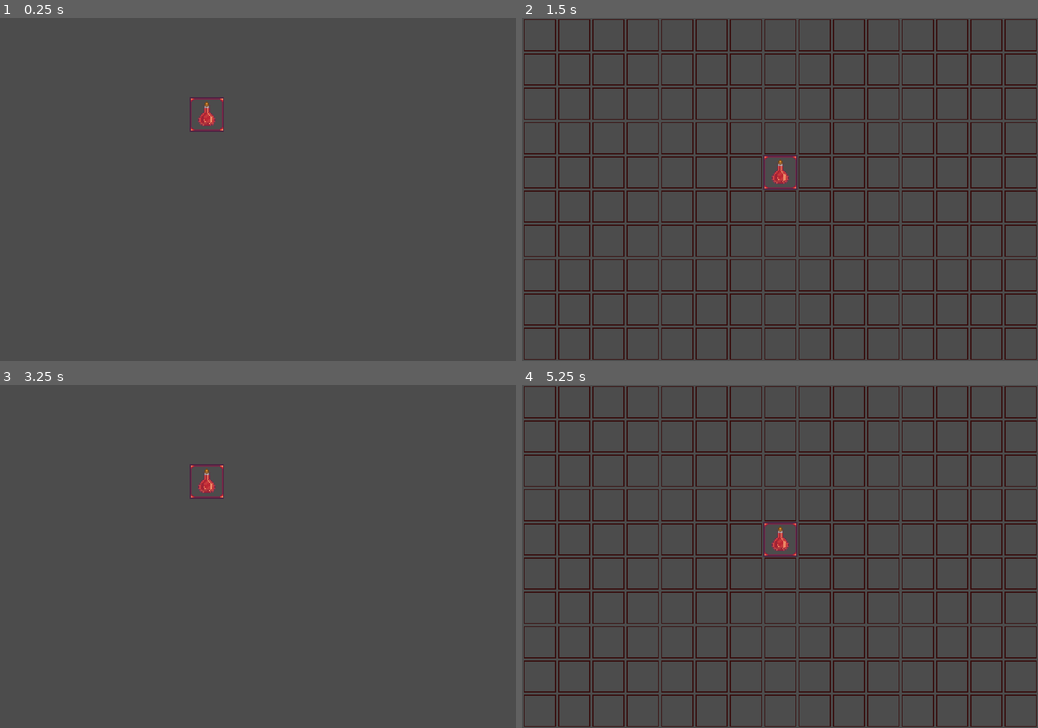
Above: before the commit, frames 1-4 (two rows, left to right).
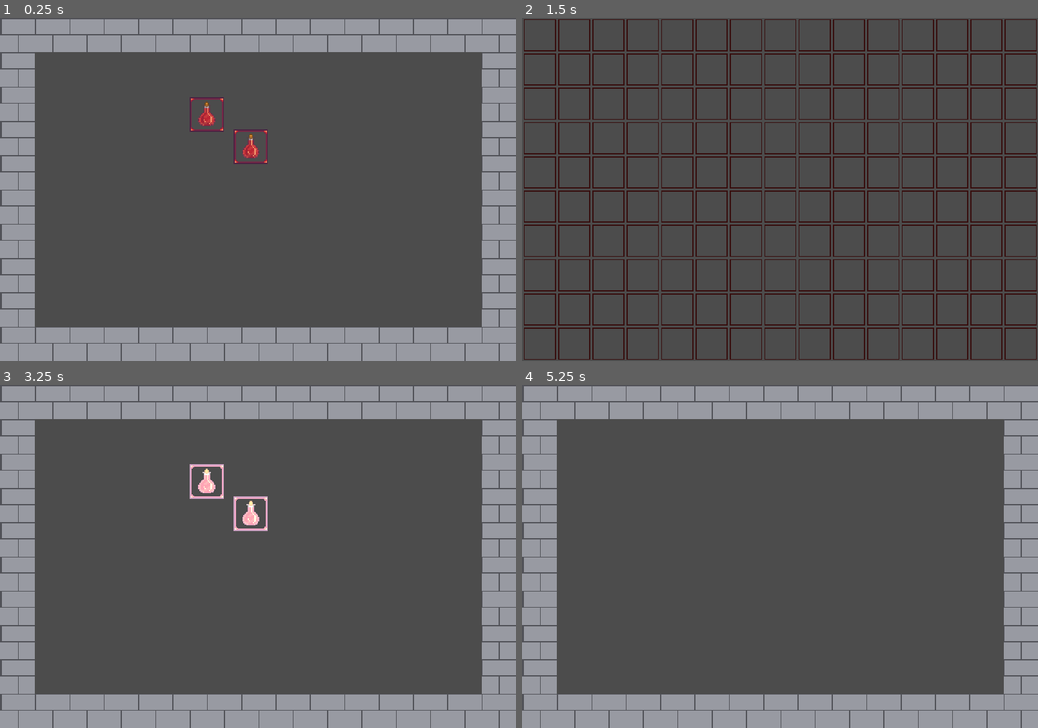
Above: after the commit, the same moments.

Repository: Steaf23/GWJ33
Game: Godot game, scene res://scenes/World.tscn
The game is run twice, just before and just after one commit, with the same random seed, the same clock (stepped at 60 frames per second) and the same inputs.
Inputs (mouse positions are in pixels of both pictures, inside the frame that each line leads up to):
- Up to frame 1 (0.25 s): no input
- Up to frame 2 (1.5 s): tap Enter (open_bag, bound only before the commit) at 0.5 s; move the mouse to (728, 114) at 0.52 s; hold D (ui_right) 0.53-1.28 s; hold Space (pickup_item, bound only after the commit) 0.53-1.28 s; click (728, 114) at 0.67 s; move the mouse to (764, 155) at 1.27 s; hold S (ui_down) from 1.28 s (still down); tap E (open_bag, bound only after the commit) at 1.35 s; click (764, 155) at 1.42 s
- Up to frame 3 (3.25 s): tap Space (pickup_item, bound only after the commit) at 1.55, 2, 2.3, 2.85 s; move the mouse to (309, 481) at 2.02 s; release S (ui_down) at 2.03 s; hold D (ui_right) 2.03-2.78 s; hold Enter (open_bag, bound only before the commit) 2.03-2.78 s; click (309, 481) at 2.17 s; move the mouse to (232, 625) at 2.77 s; hold W (ui_up) from 2.78 s (still down); click (232, 625) at 2.92 s
- Up to frame 4 (5.25 s): tap Space (pickup_item, bound only after the commit) at 3.5, 4.55 s; move the mouse to (934, 607) at 3.52 s; release W (ui_up) at 3.53 s; hold Space (pickup_item, bound only after the commit) 3.53-4.28 s; hold A (ui_left) 3.53-5.03 s; click (934, 607) at 3.67 s; move the mouse to (625, 505) at 4.27 s; tap E (open_bag, bound only after the commit) at 4.35 s; click (625, 505) at 4.42 s; move the mouse to (805, 556) at 5.02 s; hold S (ui_down) from 5.03 s (still down); hold Enter (open_bag, bound only before the commit) from 5.03 s (still down); click (805, 556) at 5.17 s

The runs differ from the first frame. In frame 1, 28% of the frame differs, in the area x 0-100%, y 0-100%; in frame 2, 0.3%; in frame 3, 29%; in frame 4, 36%.

Commit message:
Items can be picked up from the ground, opens bag. Added blinking shader

Diff:
--- a/Godot/project.godot
+++ b/Godot/project.godot
@@ -7,16 +7,6 @@
 ;   param=value ; assign values to parameters
 
 config_version=4
-
-_global_script_classes=[ {
-"base": "KinematicBody2D",
-"class": "Player",
-"language": "GDScript",
-"path": "res://scripts/Player.gd"
-} ]
-_global_script_class_icons={
-"Player": ""
-}
 
 [application]
 
@@ -95,7 +85,12 @@
 }
 open_bag={
 "deadzone": 0.5,
-"events": [ Object(InputEventKey,"resource_local_to_scene":false,"resource_name":"","device":0,"alt":false,"shift":false,"control":false,"meta":false,"command":false,"pressed":false,"scancode":16777221,"unicode":0,"echo":false,"script":null)
+"events": [ Object(InputEventKey,"resource_local_to_scene":false,"resource_name":"","device":0,"alt":false,"shift":false,"control":false,"meta":false,"command":false,"pressed":false,"scancode":69,"unicode":0,"echo":false,"script":null)
+ ]
+}
+pickup_item={
+"deadzone": 0.5,
+"events": [ Object(InputEventKey,"resource_local_to_scene":false,"resource_name":"","device":0,"alt":false,"shift":false,"control":false,"meta":false,"command":false,"pressed":false,"scancode":32,"unicode":0,"echo":false,"script":null)
  ]
 }
 
@@ -106,4 +101,4 @@
 [rendering]
 
 quality/driver/driver_name="GLES2"
-environment/default_environment="res://default_env.tres"
+environment/default_environment="res://resources/default_env.tres"
--- /dev/null
+++ b/Godot/resources/Dungeon_set.tres
@@ -0,0 +1,29 @@
+[gd_resource type="TileSet" load_steps=3 format=2]
+
+[ext_resource path="res://assets/sprites/Brick.png" type="Texture" id=1]
+
+[sub_resource type="ConvexPolygonShape2D" id=1]
+points = PoolVector2Array( 32, 32, 0, 32, 0, 0, 32, 0 )
+
+[resource]
+0/name = "Brick.png 0"
+0/texture = ExtResource( 1 )
+0/tex_offset = Vector2( 0, 0 )
+0/modulate = Color( 1, 1, 1, 1 )
+0/region = Rect2( 0, 0, 32, 32 )
+0/tile_mode = 0
+0/occluder_offset = Vector2( 0, 0 )
+0/navigation_offset = Vector2( 0, 0 )
+0/shape_offset = Vector2( 0, 0 )
+0/shape_transform = Transform2D( 1, 0, 0, 1, 0, 0 )
+0/shape = SubResource( 1 )
+0/shape_one_way = false
+0/shape_one_way_margin = 1.0
+0/shapes = [ {
+"autotile_coord": Vector2( 0, 0 ),
+"one_way": false,
+"one_way_margin": 1.0,
+"shape": SubResource( 1 ),
+"shape_transform": Transform2D( 1, 0, 0, 1, 0, 0 )
+} ]
+0/z_index = 0
--- /dev/null
+++ b/Godot/resources/PixelOutline.shader
@@ -0,0 +1,33 @@
+shader_type canvas_item;
+
+uniform bool outline_enabled;
+uniform bool blink;
+uniform vec4 outline_color: hint_color;
+
+void fragment()
+{
+	vec4 sprite_color = texture(TEXTURE, UV);
+	if (outline_enabled)
+	{
+		float size = 1.0 * TEXTURE_PIXEL_SIZE.x;
+
+		float alpha = -4.0 * sprite_color.a;
+		alpha += texture(TEXTURE, UV + vec2(size, 0.0)).a;
+		alpha += texture(TEXTURE, UV + vec2(-size, 0.0)).a;
+		alpha += texture(TEXTURE, UV + vec2(0.0, size)).a;
+		alpha += texture(TEXTURE, UV + vec2(0.0, -size)).a;
+
+		vec4 final_color = mix(sprite_color, outline_color, clamp(alpha, 0.0, 1.0));
+		COLOR = vec4(final_color.rgb, clamp(abs(alpha) + sprite_color.a, 0.0, 1.0));
+	}
+	else
+	{
+		COLOR = sprite_color;
+	}
+
+	if (blink)
+	{
+		vec4 color = texture(TEXTURE, UV);
+		COLOR = vec4(color.r + .5, color.g + .5, color.b + .5, color.a)
+	}
+}
--- a/Godot/scenes/Bag.tscn
+++ b/Godot/scenes/Bag.tscn
@@ -1,7 +1,6 @@
-[gd_scene load_steps=5 format=2]
+[gd_scene load_steps=4 format=2]
 
 [ext_resource path="res://assets/sprites/Tile.png" type="Texture" id=1]
-[ext_resource path="res://scenes/BagItem.tscn" type="PackedScene" id=2]
 [ext_resource path="res://scripts/Bag.gd" type="Script" id=3]
 
 [sub_resource type="TileSet" id=1]
@@ -32,7 +31,4 @@
 collision_mask = 2
 
 [node name="CollisionPolygon2D" type="CollisionPolygon2D" parent="Border"]
-polygon = PoolVector2Array( 320, 64, 320, 320, 480, 320, 480, 0, 0, 0, 0, 320, 320, 320, 320, 224, 160, 224, 160, 64 )
-
-[node name="BagItem" parent="." instance=ExtResource( 2 )]
-position = Vector2( 224, 128 )
+polygon = PoolVector2Array( 384, 96, 384, 320, 480, 320, 480, 0, 0, 0, 0, 320, 384, 320, 384, 256, 224, 256, 224, 96 )
--- a/Godot/scenes/Dungeon.tscn
+++ b/Godot/scenes/Dungeon.tscn
@@ -1,16 +1,27 @@
-[gd_scene load_steps=4 format=2]
+[gd_scene load_steps=6 format=2]
 
 [ext_resource path="res://scenes/Player.tscn" type="PackedScene" id=1]
 [ext_resource path="res://scenes/GroundItem.tscn" type="PackedScene" id=2]
 [ext_resource path="res://scripts/Dungeon.gd" type="Script" id=3]
+[ext_resource path="res://resources/Dungeon_set.tres" type="TileSet" id=4]
+[ext_resource path="res://scenes/WarningSign.tscn" type="PackedScene" id=5]
 
-[node name="Dungeon" type="TileMap"]
-cell_size = Vector2( 32, 32 )
-format = 1
+[node name="Dungeon" type="Node2D"]
 script = ExtResource( 3 )
-
-[node name="GroundItem" parent="." instance=ExtResource( 2 )]
-position = Vector2( 192, 90 )
 
 [node name="Player" parent="." instance=ExtResource( 1 )]
 position = Vector2( 154, 152 )
+
+[node name="Room" type="TileMap" parent="."]
+tile_set = ExtResource( 4 )
+cell_size = Vector2( 32, 32 )
+format = 1
+tile_data = PoolIntArray( 0, 0, 0, 1, 0, 0, 2, 0, 0, 3, 0, 0, 4, 0, 0, 5, 0, 0, 6, 0, 0, 7, 0, 0, 8, 0, 0, 9, 0, 0, 10, 0, 0, 11, 0, 0, 12, 0, 0, 13, 0, 0, 14, 0, 0, 65536, 0, 0, 65550, 0, 0, 131072, 0, 0, 131086, 0, 0, 196608, 0, 0, 196622, 0, 0, 262144, 0, 0, 262158, 0, 0, 327680, 0, 0, 327694, 0, 0, 393216, 0, 0, 393230, 0, 0, 458752, 0, 0, 458766, 0, 0, 524288, 0, 0, 524302, 0, 0, 589824, 0, 0, 589825, 0, 0, 589826, 0, 0, 589827, 0, 0, 589828, 0, 0, 589829, 0, 0, 589830, 0, 0, 589831, 0, 0, 589832, 0, 0, 589833, 0, 0, 589834, 0, 0, 589835, 0, 0, 589836, 0, 0, 589837, 0, 0, 589838, 0, 0 )
+
+[node name="GroundItem2" parent="Room" instance=ExtResource( 2 )]
+position = Vector2( 233, 120 )
+
+[node name="GroundItem" parent="Room" instance=ExtResource( 2 )]
+position = Vector2( 192, 90 )
+
+[node name="WarningSign" parent="." instance=ExtResource( 5 )]
--- a/Godot/scenes/GroundItem.tscn
+++ b/Godot/scenes/GroundItem.tscn
@@ -1,52 +1,50 @@
-[gd_scene load_steps=6 format=2]
+[gd_scene load_steps=8 format=2]
 
 [ext_resource path="res://scripts/GroundItem.gd" type="Script" id=1]
 [ext_resource path="res://assets/sprites/Bag_Potion.png" type="Texture" id=2]
+[ext_resource path="res://scenes/BagItem.tscn" type="PackedScene" id=3]
+[ext_resource path="res://resources/PixelOutline.shader" type="Shader" id=4]
 
 [sub_resource type="RectangleShape2D" id=1]
 extents = Vector2( 16, 16 )
 
-[sub_resource type="Shader" id=2]
-code = "shader_type canvas_item;
+[sub_resource type="ShaderMaterial" id=2]
+resource_local_to_scene = true
+shader = ExtResource( 4 )
+shader_param/outline_enabled = null
+shader_param/blink = false
+shader_param/outline_color = Color( 1, 1, 1, 1 )
 
-uniform bool enabled;
-uniform vec4 outline_color: hint_color;
-
-void fragment()
-{
-	vec4 sprite_color = texture(TEXTURE, UV);
-	if (enabled)
-	{
-		float size = 1.0 * TEXTURE_PIXEL_SIZE.x;
-
-		float alpha = -4.0 * sprite_color.a;
-		alpha += texture(TEXTURE, UV + vec2(size, 0.0)).a;
-		alpha += texture(TEXTURE, UV + vec2(-size, 0.0)).a;
-		alpha += texture(TEXTURE, UV + vec2(0.0, size)).a;
-		alpha += texture(TEXTURE, UV + vec2(0.0, -size)).a;
-
-		vec4 final_color = mix(sprite_color, outline_color, clamp(alpha, 0.0, 1.0));
-		COLOR = vec4(final_color.rgb, clamp(abs(alpha) + sprite_color.a, 0.0, 1.0));
-	}
-	else{
-		COLOR = sprite_color
-	}
-}"
-
-[sub_resource type="ShaderMaterial" id=3]
-shader = SubResource( 2 )
-shader_param/enabled = false
-shader_param/outline_color = Color( 1, 1, 1, 1 )
+[sub_resource type="Animation" id=3]
+resource_name = "Blink"
+length = 0.2
+step = 0.05
+tracks/0/type = "value"
+tracks/0/path = NodePath("Sprite:material:shader_param/blink")
+tracks/0/interp = 1
+tracks/0/loop_wrap = true
+tracks/0/imported = false
+tracks/0/enabled = true
+tracks/0/keys = {
+"times": PoolRealArray( 0, 0.1 ),
+"transitions": PoolRealArray( 1, 1 ),
+"update": 1,
+"values": [ true, false ]
+}
 
 [node name="GroundItem" type="Area2D"]
 script = ExtResource( 1 )
+bag_item = ExtResource( 3 )
 
 [node name="Collision" type="CollisionShape2D" parent="."]
 shape = SubResource( 1 )
 
 [node name="Sprite" type="Sprite" parent="."]
-material = SubResource( 3 )
+material = SubResource( 2 )
 texture = ExtResource( 2 )
+
+[node name="AnimationPlayer" type="AnimationPlayer" parent="."]
+anims/Blink = SubResource( 3 )
 
 [connection signal="mouse_entered" from="." to="." method="_on_mouse_entered"]
 [connection signal="mouse_exited" from="." to="." method="_on_mouse_exited"]
--- /dev/null
+++ b/Godot/scenes/Hero.gd
@@ -0,0 +1,3 @@
+extends Node2D
+
+export var HP = 100
--- /dev/null
+++ b/Godot/scenes/Hero.tscn
@@ -0,0 +1,8 @@
+[gd_scene load_steps=2 format=2]
+
+[ext_resource path="res://scenes/Hero.gd" type="Script" id=1]
+
+[node name="Hero" type="Node2D"]
+script = ExtResource( 1 )
+
+[node name="Sprite" type="Sprite" parent="."]
--- a/Godot/scenes/Player.tscn
+++ b/Godot/scenes/Player.tscn
@@ -2,8 +2,8 @@
 
 [ext_resource path="res://scripts/Player.gd" type="Script" id=1]
 
-[sub_resource type="RectangleShape2D" id=1]
-extents = Vector2( 16, 16 )
+[sub_resource type="CircleShape2D" id=1]
+radius = 16.0
 
 [node name="Player" type="KinematicBody2D"]
 script = ExtResource( 1 )
--- /dev/null
+++ b/Godot/scenes/WarningSign.tscn
@@ -0,0 +1,3 @@
+[gd_scene format=2]
+
+[node name="WarningSign" type="Node2D"]
--- a/Godot/scenes/World.tscn
+++ b/Godot/scenes/World.tscn
@@ -13,3 +13,10 @@
 
 [node name="Bag" parent="." instance=ExtResource( 2 )]
 visible = false
+
+[node name="LootTimer" type="Timer" parent="."]
+wait_time = 5.0
+one_shot = true
+
+[connection signal="request_item_pickup" from="Dungeon" to="." method="on_dungeon_request_item_pickup"]
+[connection signal="timeout" from="LootTimer" to="Dungeon" method="_on_loot_timeout"]
--- a/Godot/scripts/Bag.gd
+++ b/Godot/scripts/Bag.gd
@@ -2,7 +2,6 @@
 
 const GRID_SIZE = 32
 
-var bag_items
 var held_item
 
 func _process(delta):
--- a/Godot/scripts/BagItem.gd
+++ b/Godot/scripts/BagItem.gd
@@ -1,4 +1,6 @@
 extends Area2D
+
+export(PackedScene) var ground_item
 
 var picked_up
 var mouse_offset = Vector2.ZERO
@@ -27,3 +29,6 @@
 func drop():
 	if self.get_overlapping_areas().size() != 0:
 		position = old_pos
+
+func get_ground_item():
+	return ground_item.instance()
--- a/Godot/scripts/Dungeon.gd
+++ b/Godot/scripts/Dungeon.gd
@@ -1 +1,33 @@
-extends TileMap
+extends Node2D
+
+signal request_item_pickup(item)
+
+onready var room = $Room
+onready var player = $Player
+
+func _process(delta):
+	room.get_children()
+
+func get_colliding_items():
+	var colliding_items = []
+	for child in room.get_children():
+		if child is Area2D:
+			if child.get_player() != null:
+				colliding_items.append(child)
+	return colliding_items
+
+func on_player_request_pickup():
+	if get_colliding_items().size() > 0:
+		var item = get_colliding_items()[0]
+		emit_signal("request_item_pickup", item)
+
+func get_next_room():
+	return "res://scenes/rooms/room_" + str(randi() % 20).pad_zeros(3) + ".tscn"
+
+func _on_loot_timeout():
+	for child in room.get_children():
+		child.queue_free()
+
+func blink_items():
+	for child in room.get_children():
+		child.blink()
--- a/Godot/scripts/GroundItem.gd
+++ b/Godot/scripts/GroundItem.gd
@@ -1,24 +1,17 @@
 extends Area2D
 
-var id = "generic_item"
+export(PackedScene) var bag_item
+
 var show_hover = false
 
 onready var sprite = $Sprite
+onready var animationPlayer = $AnimationPlayer
 
 func _process(delta):
 	show_hover = false
-	for body in get_overlapping_bodies():
-		if body is Player:
-			show_hover = true
-			break
+	if get_player() != null:
+		show_hover = true
 	set_hover_shader(show_hover)
-
-#func _on_input_event(viewport, event, shape_idx):
-#	var pressed
-#	if event is InputEventMouseButton:
-#		if event.button_index == 1:
-#			if event.is_pressed():
-#				emit_signal("item_clicked", self)
 
 func _on_mouse_entered():
 	show_hover = true
@@ -27,4 +20,16 @@
 	show_hover = false
 
 func set_hover_shader(enabled):
-	sprite.get_material().set_shader_param("enabled", enabled)
+	sprite.get_material().set_shader_param("outline_enabled", enabled)
+
+func get_player():
+	for body in get_overlapping_bodies():
+		if body.name == "Player":
+			return body
+	return null
+
+func get_bag_item():
+	return bag_item.instance()
+
+func blink():
+	animationPlayer.play("Blink")
--- a/Godot/scripts/Player.gd
+++ b/Godot/scripts/Player.gd
@@ -1,10 +1,14 @@
-class_name Player extends KinematicBody2D
+extends KinematicBody2D
 
 export var speed = 200
 
-var movedir = Vector2.ZERO
+signal request_pickup()
+
+func _ready():
+	connect("request_pickup", get_parent(), "on_player_request_pickup")
 
 func _process(delta):
+
 	var new_movedir = Vector2.ZERO
 	if Input.is_action_pressed("ui_left"):
 		new_movedir += Vector2.LEFT
@@ -16,15 +20,7 @@
 		new_movedir += Vector2.DOWN
 
 	move_and_collide(new_movedir * speed * delta)
-#
-#func _unhandled_key_input(event):
-#	var new_movedir = Vector2.ZERO
-#	if event.is_action_pressed("ui_left"):
-#		new_movedir += Vector2.LEFT
-#	if event.is_action_pressed("ui_right"):
-#		new_movedir += Vector2.RIGHT
-#	if event.is_action_pressed("ui_up"):
-#		new_movedir += Vector2.UP
-#	if event.is_action_pressed("ui_down"):
-#		new_movedir += Vector2.DOWN
-#	movedir = new_movedir.normalized()
+
+func _unhandled_key_input(event):
+	if event.is_action_pressed("pickup_item"):
+		emit_signal("request_pickup")
--- a/Godot/scripts/World.gd
+++ b/Godot/scripts/World.gd
@@ -4,11 +4,20 @@
 
 onready var dungeon = $Dungeon
 onready var bag = $Bag
+onready var lootTimer = $LootTimer
 
-func _input(event):
+func _ready():
+	lootTimer.start()
+
+func _unhandled_input(event):
 	if event.is_action_pressed("open_bag"):
 		show_bag = !show_bag
 		toggle_bag(show_bag)
+	if event.is_action_pressed("pickup_item"):
+		if show_bag:
+			show_bag = false
+			toggle_bag(show_bag)
+			get_tree().set_input_as_handled()
 
 func toggle_bag(should_load):
 	get_tree().paused = should_load
@@ -16,3 +25,15 @@
 
 	dungeon.visible = !should_load
 	bag.visible = should_load
+
+func on_dungeon_request_item_pickup(item):
+	show_bag = true
+	var bag_item = item.get_bag_item()
+	bag_item.position += Vector2(96, 128)
+	bag.add_child(bag_item)
+	item.queue_free()
+	toggle_bag(show_bag)
+
+func _process(delta):
+	if lootTimer.time_left < 2:
+		dungeon.blink_items()
Binary file added: Godot/assets/sprites/Brick.png
Renamed: Godot/default_env.tres -> Godot/resources/default_env.tres
Not shown, added: Godot/roadblocks.txt
